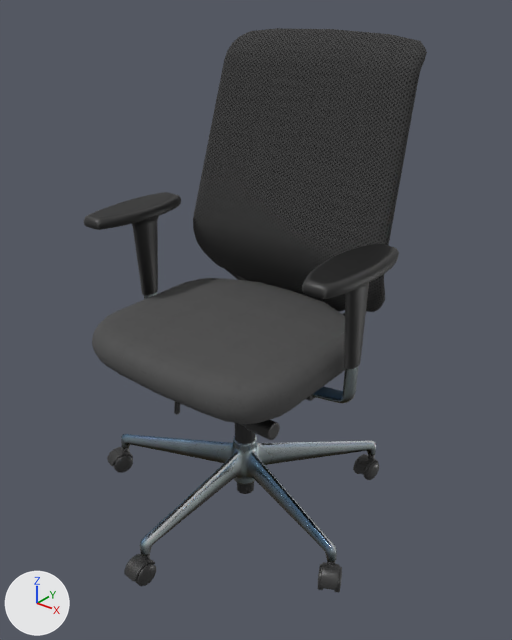
Two versions of the glTF model apps/product-configurator/props/office-chair/model.glb, one commit apart.
Before and after are seen from a 50 mm lens placed at (0.886, -1.031, 1.151), pointed at (0.038, 0.028, 0.495). The lights are fixed; the arrows at lower left show +X, +Y and +Z. The picture after the commit comes second. Where no turn or scale is listed for an object, it has been applied to the vertices. Vertices at exactly the same position are counted once.

Script lines for the objects in view, before the commit:
```python
me_chair_chair_0 = bpy.data.meshes.new('Chair_Chair_0')
me_chair_chair_0.from_pydata(...)  # 5911 vertices, 10897 faces; spans x -0.351..0.352, y -0.341..0.342, z 0.001..1.051
me_chair_chair_0.materials.append(mat_chair)
ob_chair_chair_0 = bpy.data.objects.new('Chair_Chair_0', me_chair_chair_0)
ob_chair_chair_0.location = (-0.001, 0.0, -0.001)
```
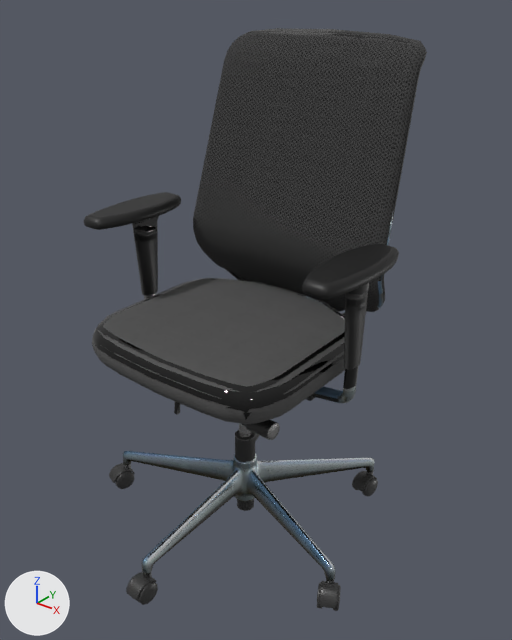
The newer file is also rescaled (x0.853), turned or shifted as a whole; pictures and numbers use the older file's frame.

Changed parts and their boxes (x1, y1, x2, y2) in the pictures (512 x 640 px; the box of a moved part takes in the faces that stretch with it):
'Chair_Chair_0', reshaped, surface changed
    before: (84, 28, 427, 593)
    after: (84, 28, 427, 611)
part 1 of me_chair_chair_0, moved or reshaped
    before: (121, 423, 376, 562)
    after: (123, 430, 374, 581)
part 2 of me_chair_chair_0, moved or reshaped
    before: (334, 567, 342, 593)
    after: (333, 585, 341, 611)
part 3 of me_chair_chair_0, moved or reshaped
    before: (320, 562, 340, 590)
    after: (319, 581, 338, 608)
part 4 of me_chair_chair_0, moved or reshaped
    before: (327, 561, 335, 565)
    after: (326, 579, 334, 584)
part 5 of me_chair_chair_0, moved or reshaped
    before: (318, 564, 323, 590)
    after: (317, 582, 322, 609)
part 6 of me_chair_chair_0, moved or reshaped
    before: (364, 461, 379, 480)
    after: (362, 478, 378, 496)
part 7 of me_chair_chair_0, moved or reshaped
    before: (354, 454, 378, 475)
    after: (352, 471, 377, 491)
part 8 of me_chair_chair_0, moved or reshaped
    before: (368, 454, 375, 459)
    after: (367, 471, 373, 475)
part 9 of me_chair_chair_0, moved or reshaped
    before: (114, 455, 133, 473)
    after: (115, 471, 135, 489)
part 10 of me_chair_chair_0, moved or reshaped
    before: (107, 447, 133, 466)
    after: (109, 463, 135, 483)
part 11 of me_chair_chair_0, moved or reshaped
    before: (123, 447, 130, 453)
    after: (124, 464, 131, 469)
part 12 of me_chair_chair_0, moved or reshaped
    before: (124, 554, 156, 587)
    after: (126, 572, 158, 605)
part 13 of me_chair_chair_0, moved or reshaped (not visible before)
    after: (239, 424, 251, 437)
part 14 of me_chair_chair_0, surface changed
    both: (84, 28, 424, 440)

The change, as a diff of the scene's bpy script:
```diff
--- a/apps/product-configurator/props/office-chair/model.glb.py
+++ b/apps/product-configurator/props/office-chair/model.glb.py
@@ me_chair_chair_0 @@
 # used by ob_chair_chair_0; location = (-0.001, 0.0, -0.001)
-me_chair_chair_0.from_pydata(...)  # 5911 vertices, 10897 faces; spans x -0.351..0.352, y -0.341..0.342, z 0.001..1.051
+me_chair_chair_0.from_pydata(...)  # 5911 vertices, 10897 faces; spans x -0.351..0.352, y -0.341..0.342, z -0.052..1.051
+# me_chair_chair_0 part 1: the loose piece of 421 vertices spanning x -0.326..0.323, y -0.304..0.316, z 0.02..0.234 is moved by (0.0, 0.0, -0.052)
+# me_chair_chair_0 part 2: the loose piece of 62 vertices spanning x 0.32..0.352, y -0.095..-0.047, z 0.001..0.049 is moved by (0.0, 0.0, -0.052)
+# me_chair_chair_0 part 3: the loose piece of 161 vertices spanning x 0.294..0.351, y -0.113..-0.047, z 0.025..0.053 is moved by (0.0, 0.0, -0.052)
+# me_chair_chair_0 part 4: the loose piece of 64 vertices spanning x 0.305..0.322, y -0.073..-0.056, z 0.04..0.062 is moved by (0.0, 0.0, -0.052)
+# me_chair_chair_0 part 5: the loose piece of 62 vertices spanning x 0.29..0.322, y -0.111..-0.063, z 0.001..0.049 is moved by (0.0, 0.0, -0.052)
+# me_chair_chair_0 part 6: the loose piece of 62 vertices spanning x 0.198..0.216, y 0.261..0.312, z 0.001..0.049 is moved by (0.0, 0.0, -0.052)
+# me_chair_chair_0 part 7: the loose piece of 161 vertices spanning x 0.167..0.211, y 0.257..0.321, z 0.025..0.053 is moved by (0.0, 0.0, -0.052)
+# me_chair_chair_0 part 8: the loose piece of 64 vertices spanning x 0.184..0.201, y 0.297..0.314, z 0.04..0.062 is moved by (0.0, 0.0, -0.052)
+# me_chair_chair_0 part 9: the loose piece of 62 vertices spanning x -0.318..-0.292, y -0.111..-0.061, z 0.001..0.049 is moved by (0.0, 0.0, -0.052)
+# me_chair_chair_0 part 10: the loose piece of 161 vertices spanning x -0.348..-0.297, y -0.114..-0.049, z 0.025..0.053 is moved by (0.0, 0.0, -0.052)
+# me_chair_chair_0 part 11: the loose piece of 64 vertices spanning x -0.324..-0.308, y -0.073..-0.056, z 0.04..0.062 is moved by (0.0, 0.0, -0.052)
+# me_chair_chair_0 part 12: 381 of the vertices in x -0.026..0.022, y -0.341..-0.279, z 0.001..0.062 are moved by (0.0, 0.0, -0.052)
+# me_chair_chair_0 part 13: all 10 vertices in x -0.016..0.013, y 0.024..0.051, z 0.233 are moved by (0.0, 0.0, -0.052)
+# me_chair_chair_0 part 14: texture (UV) coordinates of 5967 of 10897 faces, centred in x -0.331..0.328, y -0.239..0.341, z 0.262..1.047, changed; they spanned u 0.0..0.99, v 0.0..1.0 and now span u -0.01..1.11, v -0.02..0.99
+# other edits to the shape of me_chair_chair_0 do not show in these pictures
 me_chair_chair_0.materials.append(mat_chair)
```
